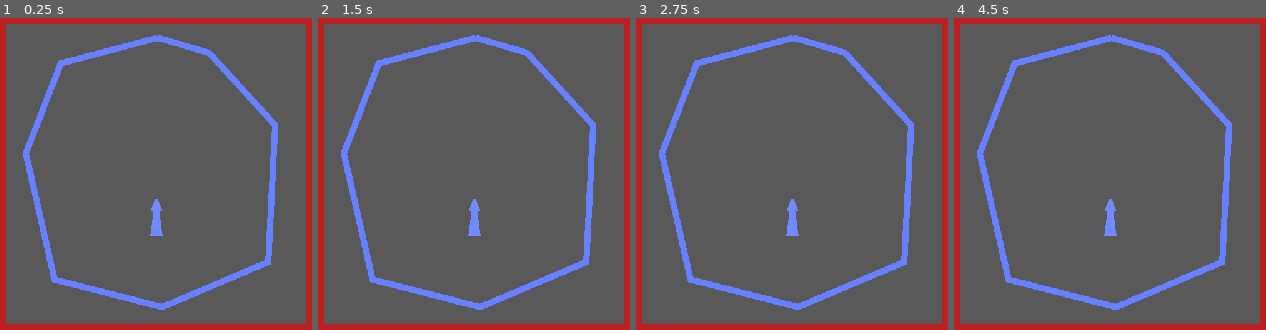
Above: before the commit, frames 1-4 (left to right).
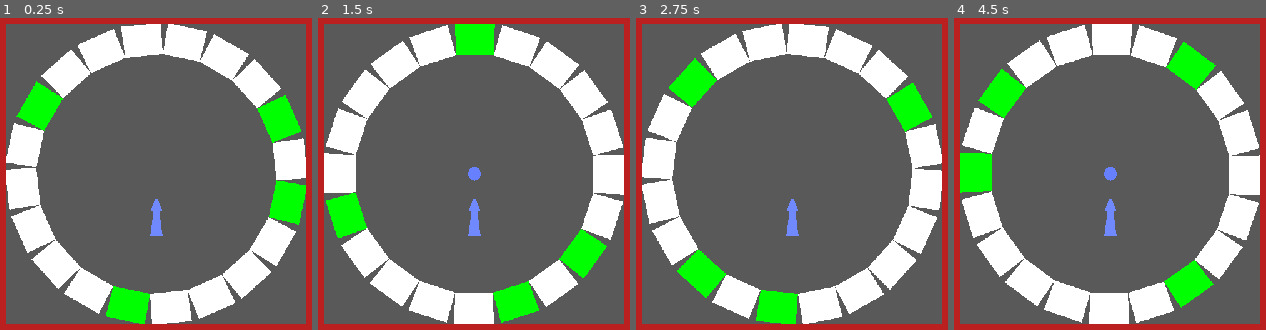
Above: after the commit, the same moments.

Repository: ktosox/GWJ67
Game: Godot game, scene res://test/minigame_test.tscn
Two runs of this game, one before a commit and one after it. Both use one fixed random seed, a clock stepped at 60 frames per second and the inputs below. The project has no main scene, so this scene is started directly.
Inputs:
- Up to frame 1 (0.25 s): no input
- Up to frame 2 (1.5 s): tap Enter (ui_accept) at 0.5, 1.35 s; hold Enter (ui_accept) 0.53-1.28 s
- Up to frame 3 (2.75 s): tap Enter (ui_accept) at 1.52, 1.82 s; hold Enter (ui_accept) from 2.03 s (still down)
- Up to frame 4 (4.5 s): release Enter (ui_accept) at 2.78 s; tap Enter (ui_accept) at 2.85, 3.02, 3.32, 4.35 s; hold Enter (ui_accept) 3.53-4.28 s

The runs differ from the first frame. In frame 1, 26% of the frame differs, in the area x 1-99%, y 1-99%; in frame 2, 26%; in frame 3, 26%; in frame 4, 26%.

Commit message:
ring game is complete

Diff:
--- a/Game/project.godot
+++ b/Game/project.godot
@@ -24,6 +24,12 @@
 
 common/drop_mouse_on_gui_input_disabled=true
 
+[layer_names]
+
+2d_physics/layer_1="DO NOT USE"
+2d_physics/layer_5="MINI COLIDER"
+2d_physics/layer_6="MINI PROJECTILE"
+
 [physics]
 
 common/enable_pause_aware_picking=true
--- /dev/null
+++ b/Game/test/ring_bullet.tscn
@@ -0,0 +1,20 @@
+[gd_scene load_steps=2 format=2]
+
+[sub_resource type="CircleShape2D" id=1]
+
+[node name="RingBullet" type="RigidBody2D"]
+collision_layer = 32
+collision_mask = 16
+gravity_scale = 0.0
+linear_velocity = Vector2( 0, -260 )
+linear_damp = 0.0
+
+[node name="CollisionShape2D" type="CollisionShape2D" parent="."]
+shape = SubResource( 1 )
+
+[node name="Line2D" type="Line2D" parent="."]
+points = PoolVector2Array( 0, 1, 0, -1 )
+width = 20.0
+joint_mode = 2
+begin_cap_mode = 2
+end_cap_mode = 2
--- /dev/null
+++ b/Game/test/ring_game.gd
@@ -0,0 +1,56 @@
+extends Node2D
+
+export var goodSegmentCount = 4
+
+export var ring_speed = 0.84
+
+var gun_ready = true
+
+var bullet_scene = preload("res://test/ring_bullet.tscn")
+
+# Called when the node enters the scene tree for the first time.
+func _ready():
+	randomize()
+	for segment in $Ring.get_children():
+		segment.connect("segment_hit",self,"segement_hit_detection")
+		pass
+
+
+	var all_segments = $Ring.get_children()
+	while goodSegmentCount > 0 :
+		var selected_segment = randi()%all_segments.size()
+		all_segments[selected_segment].make_good()
+		all_segments.remove(selected_segment)
+		goodSegmentCount -= 1
+
+	pass # Replace with function body.
+
+func segement_hit_detection(is_good : bool):
+	print("segment good hit: ",is_good)
+	pass
+
+func fire_bullet():
+	gun_ready = false
+	var new_bullet = bullet_scene.instance()
+	new_bullet.global_position = $Muzzle.global_position
+	add_child(new_bullet)
+
+	$GunCooldownTimer.start()
+	pass
+
+func _physics_process(delta):
+	$Ring.rotation += delta * ring_speed
+# Called every frame. 'delta' is the elapsed time since the previous frame.
+#func _process(delta):
+#	pass
+
+
+func _input(event : InputEvent):
+	if event.is_action_pressed("ui_accept") and gun_ready:
+		fire_bullet()
+
+
+
+func _on_GunCooldownTimer_timeout():
+	gun_ready = true
+	pass # Replace with function body.
--- a/Game/test/ring_game.tscn
+++ b/Game/test/ring_game.tscn
@@ -1,41 +1,13 @@
 [gd_scene load_steps=4 format=2]
+
+[ext_resource path="res://test/ring_segment.tscn" type="PackedScene" id=1]
+[ext_resource path="res://test/ring_game.gd" type="Script" id=2]
 
 [sub_resource type="Curve" id=1]
 _data = [ Vector2( 0, 1 ), 0.0, 0.0, 0, 0, Vector2( 0.77619, 0.209091 ), 0.0, 0.0, 0, 0, Vector2( 1, 1 ), 0.0, 0.0, 0, 0 ]
 
-[sub_resource type="Animation" id=2]
-length = 0.001
-tracks/0/type = "value"
-tracks/0/path = NodePath(".:rotation_degrees")
-tracks/0/interp = 1
-tracks/0/loop_wrap = true
-tracks/0/imported = false
-tracks/0/enabled = true
-tracks/0/keys = {
-"times": PoolRealArray( 0 ),
-"transitions": PoolRealArray( 1 ),
-"update": 0,
-"values": [ 0.0 ]
-}
-
-[sub_resource type="Animation" id=3]
-resource_name = "Slow"
-length = 1.6
-loop = true
-tracks/0/type = "value"
-tracks/0/path = NodePath(".:rotation_degrees")
-tracks/0/interp = 1
-tracks/0/loop_wrap = true
-tracks/0/imported = false
-tracks/0/enabled = true
-tracks/0/keys = {
-"times": PoolRealArray( 0, 1.6 ),
-"transitions": PoolRealArray( 1, 1 ),
-"update": 0,
-"values": [ 0.0, 360.0 ]
-}
-
 [node name="World" type="Node2D"]
+script = ExtResource( 2 )
 
 [node name="Gun" type="Line2D" parent="."]
 position = Vector2( 240, 340 )
@@ -54,9 +26,90 @@
 [node name="Ring" type="Node2D" parent="."]
 position = Vector2( 240, 240 )
 
-[node name="Line2D" type="Line2D" parent="Ring"]
-points = PoolVector2Array( 2.00006, -218, -153, -177, -209, -33, -163, 169, 9, 213, 179, 141, 190, -78, 84, -194, 2, -218 )
+[node name="RingSegment5" parent="Ring" instance=ExtResource( 1 )]
+position = Vector2( -61.8034, 190.211 )
+rotation = 0.314159
 
-[node name="RingSpinner" type="AnimationPlayer" parent="Ring"]
-anims/RESET = SubResource( 2 )
-anims/Slow = SubResource( 3 )
+[node name="RingSegment6" parent="Ring" instance=ExtResource( 1 )]
+position = Vector2( 61.8034, -190.211 )
+rotation = -2.82743
+
+[node name="RingSegment7" parent="Ring" instance=ExtResource( 1 )]
+position = Vector2( -190.211, -61.8034 )
+rotation = 1.88496
+
+[node name="RingSegment8" parent="Ring" instance=ExtResource( 1 )]
+position = Vector2( 190.211, 61.8034 )
+rotation = -1.25664
+
+[node name="RingSegment" parent="Ring" instance=ExtResource( 1 )]
+position = Vector2( 0, 200 )
+
+[node name="RingSegment3" parent="Ring" instance=ExtResource( 1 )]
+position = Vector2( 0, -200 )
+rotation = 3.14159
+
+[node name="RingSegment2" parent="Ring" instance=ExtResource( 1 )]
+position = Vector2( -200, 0 )
+rotation = 1.5708
+
+[node name="RingSegment4" parent="Ring" instance=ExtResource( 1 )]
+position = Vector2( 200, 0 )
+rotation = -1.5708
+
+[node name="RingSegment9" parent="Ring" instance=ExtResource( 1 )]
+position = Vector2( -117.557, 161.803 )
+rotation = 0.628319
+
+[node name="RingSegment10" parent="Ring" instance=ExtResource( 1 )]
+position = Vector2( 117.557, -161.803 )
+rotation = -2.51327
+
+[node name="RingSegment11" parent="Ring" instance=ExtResource( 1 )]
+position = Vector2( -161.803, -117.557 )
+rotation = 2.19911
+
+[node name="RingSegment12" parent="Ring" instance=ExtResource( 1 )]
+position = Vector2( 161.803, 117.557 )
+rotation = -0.942478
+scale = Vector2( 1, 1 )
+
+[node name="RingSegment13" parent="Ring" instance=ExtResource( 1 )]
+position = Vector2( -161.803, 117.557 )
+rotation = 0.942478
+
+[node name="RingSegment14" parent="Ring" instance=ExtResource( 1 )]
+position = Vector2( 161.803, -117.557 )
+rotation = -2.19911
+
+[node name="RingSegment15" parent="Ring" instance=ExtResource( 1 )]
+position = Vector2( -117.557, -161.803 )
+rotation = 2.51327
+
+[node name="RingSegment16" parent="Ring" instance=ExtResource( 1 )]
+position = Vector2( 117.557, 161.803 )
+rotation = -0.628319
+scale = Vector2( 1, 1 )
+
+[node name="RingSegment17" parent="Ring" instance=ExtResource( 1 )]
+position = Vector2( -190.211, 61.8034 )
+rotation = 1.25664
+
+[node name="RingSegment18" parent="Ring" instance=ExtResource( 1 )]
+position = Vector2( 190.211, -61.8034 )
+rotation = -1.88496
+scale = Vector2( 1, 1 )
+
+[node name="RingSegment19" parent="Ring" instance=ExtResource( 1 )]
+position = Vector2( -61.8034, -190.211 )
+rotation = 2.82743
+
+[node name="RingSegment20" parent="Ring" instance=ExtResource( 1 )]
+position = Vector2( 61.8034, 190.211 )
+rotation = -0.314159
+
+[node name="GunCooldownTimer" type="Timer" parent="."]
+wait_time = 0.7
+one_shot = true
+
+[connection signal="timeout" from="GunCooldownTimer" to="." method="_on_GunCooldownTimer_timeout"]
--- /dev/null
+++ b/Game/test/ring_segment.gd
@@ -0,0 +1,25 @@
+extends RigidBody2D
+
+
+export var is_good = false
+
+signal segment_hit(good)
+
+# Called when the node enters the scene tree for the first time.
+func _ready():
+	pass # Replace with function body.
+
+
+# Called every frame. 'delta' is the elapsed time since the previous frame.
+#func _process(delta):
+#	pass
+func make_good():
+	modulate = ColorN("lime")
+	is_good = true
+	pass
+
+func _on_RingSegment_body_entered(body):
+
+	emit_signal("segment_hit",is_good)
+	body.queue_free()
+	pass # Replace with function body.
--- /dev/null
+++ b/Game/test/ring_segment.tscn
@@ -0,0 +1,23 @@
+[gd_scene load_steps=3 format=2]
+
+[ext_resource path="res://test/ring_segment.gd" type="Script" id=1]
+
+[sub_resource type="RectangleShape2D" id=1]
+extents = Vector2( 30, 10 )
+
+[node name="RingSegment" type="RigidBody2D"]
+collision_layer = 16
+collision_mask = 32
+mode = 3
+gravity_scale = 0.0
+contacts_reported = 1
+contact_monitor = true
+script = ExtResource( 1 )
+
+[node name="CollisionShape2D" type="CollisionShape2D" parent="."]
+shape = SubResource( 1 )
+
+[node name="Polygon2D" type="Polygon2D" parent="."]
+polygon = PoolVector2Array( -30, -10, -32, 40, 32, 40, 30, -10 )
+
+[connection signal="body_entered" from="." to="." method="_on_RingSegment_body_entered"]
